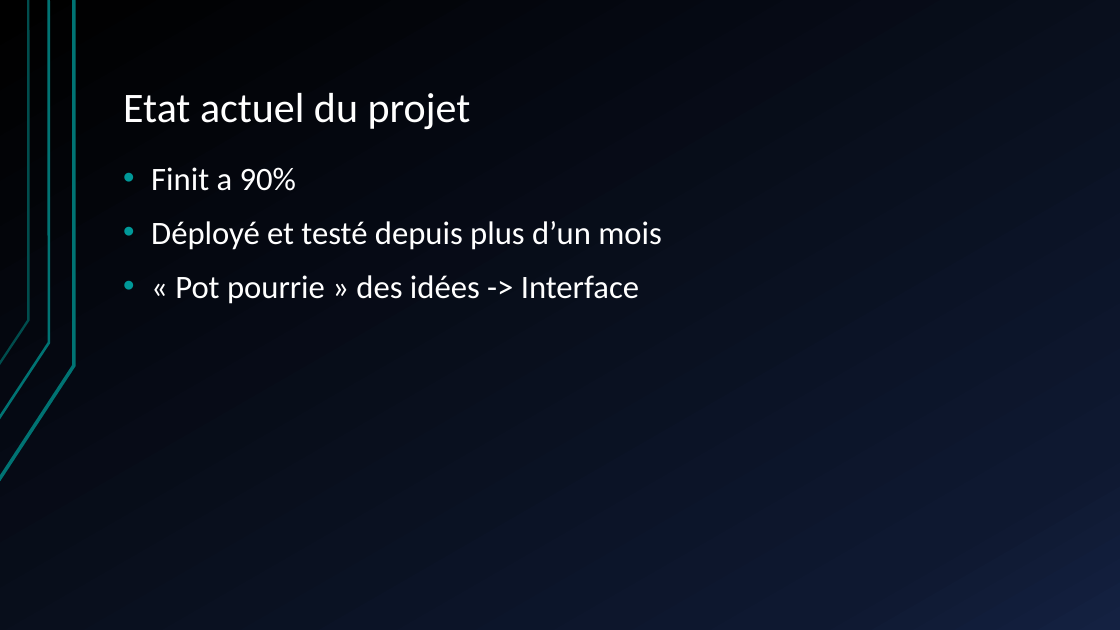
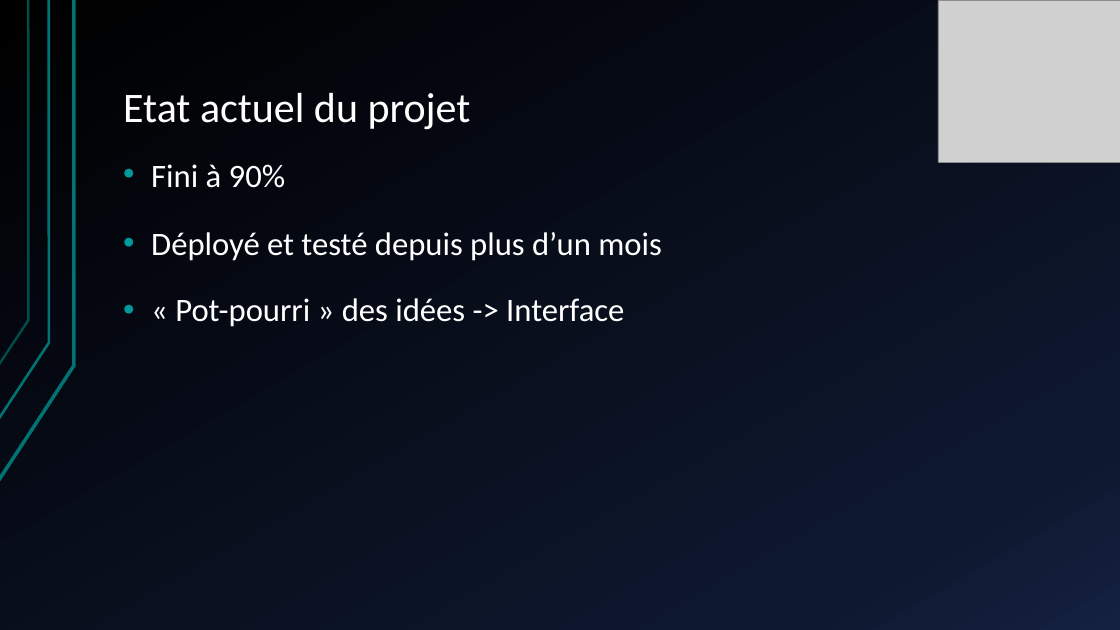
Before and after one commit to Pluume/Timbreuse2.0, a slide deck: slide 3 of Documents/Timbreuse presv1.pptx. Drawn at 1120x630 pixels with LibreOffice and Linux fonts; fonts in the diff are those of the drawing; grey boxes stand for pictures. Boxes give left, top, right and bottom in pixels: in the first picture for what was removed or moved away, otherwise in the second. Text is boxed around its words. In the diff, an @@ line names an element or a change of style, - is before the commit and + after.

```diff
--- a/Documents/Timbreuse presv1.pptx
+++ b/Documents/Timbreuse presv1.pptx
@@ picture added at (938,1,1120,163) @@
@@ text at (151,164,285,188): text changed @@
-• Finit a 90%
-• Déployé et testé depuis plus d’un mois
-• « Pot pourrie » des idées -> Interface
+• Fini à 90%
@@ text added at (151,232,662,261), 28 pt, text #FFFFFF @@
+• Déployé et testé depuis plus d’un mois
@@ text added at (175,298,624,327), 28 pt, text #FFFFFF @@
+• « Pot-pourri » des idées -> Interface
```
Also in this commit, not shown: 2 other slides changed, 10 slides added, 1 slide removed, 5 other files.
